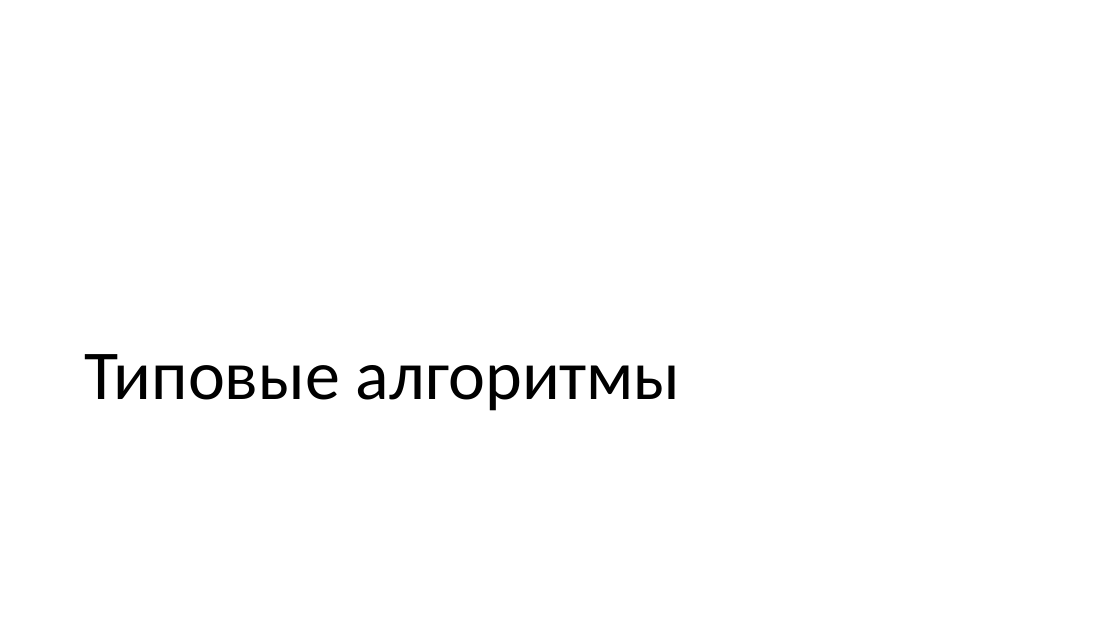
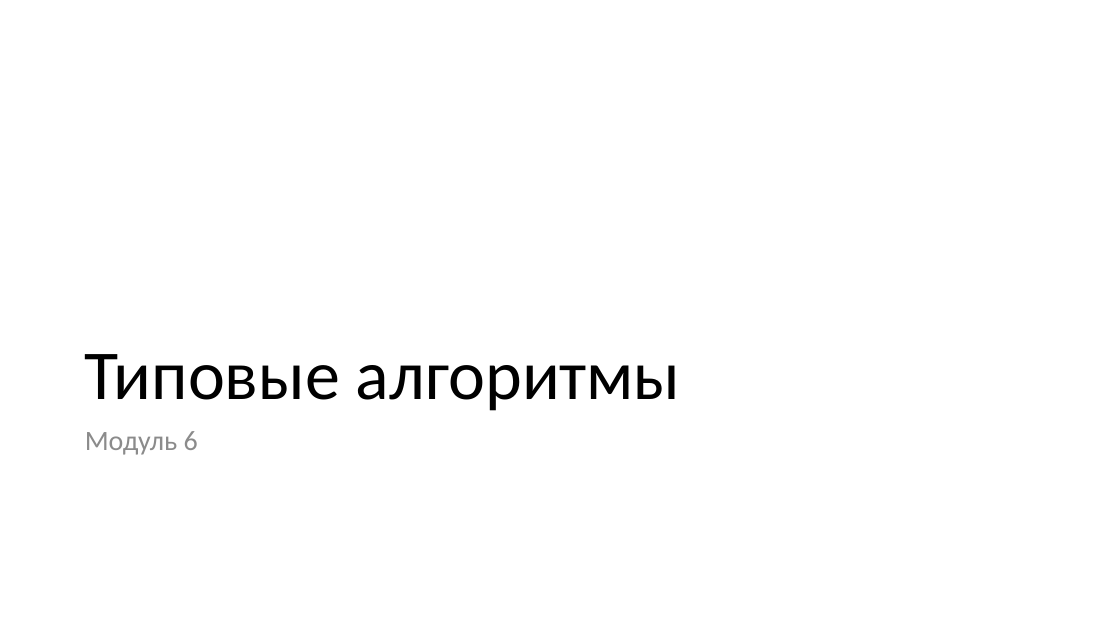
Before and after one commit to paveltsytovich/telegram-course, a slide deck: slide 84 of Presentation/Разработка ботов для телеграмм на Python.pptx. Drawn at 1120x630 pixels with LibreOffice and Linux fonts; fonts in the diff are those of the drawing. Boxes give left, top, right and bottom in pixels: in the first picture for what was removed or moved away, otherwise in the second. Text is boxed around its words. In the diff, an @@ line names an element or a change of style, - is before the commit and + after.

```diff
--- a/Presentation/Разработка ботов для телеграмм на Python.pptx
+++ b/Presentation/Разработка ботов для телеграмм на Python.pptx
@@ text added at (x1=85, y1=431, x2=198, y2=455), 24 pt, text #8C8C8C @@
+Модуль 6
```
Also in this commit, not shown: 2 slides added.
